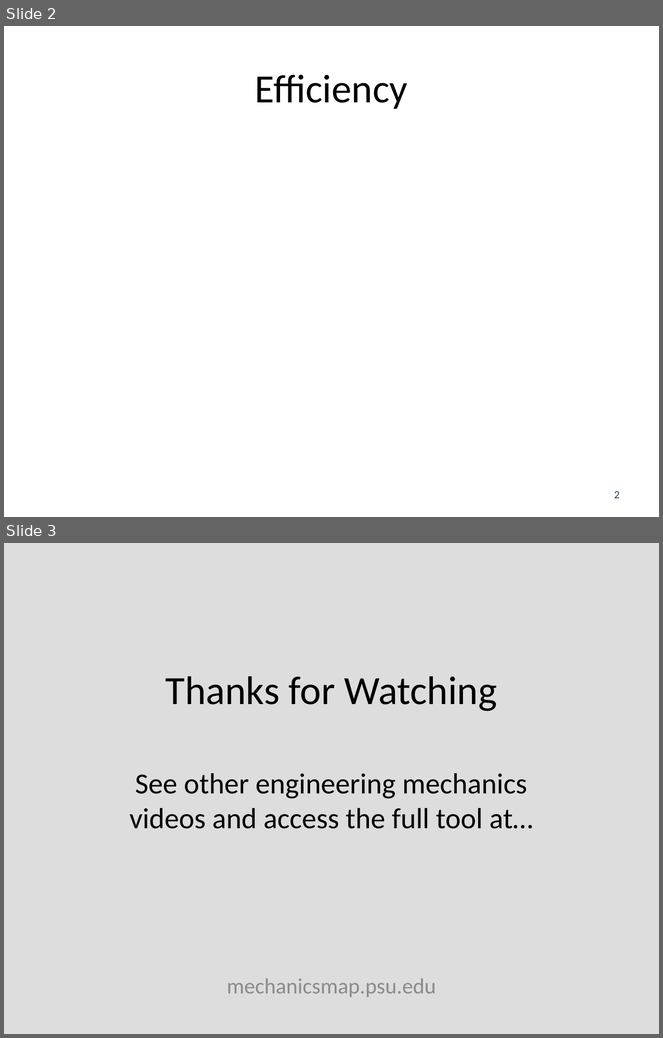
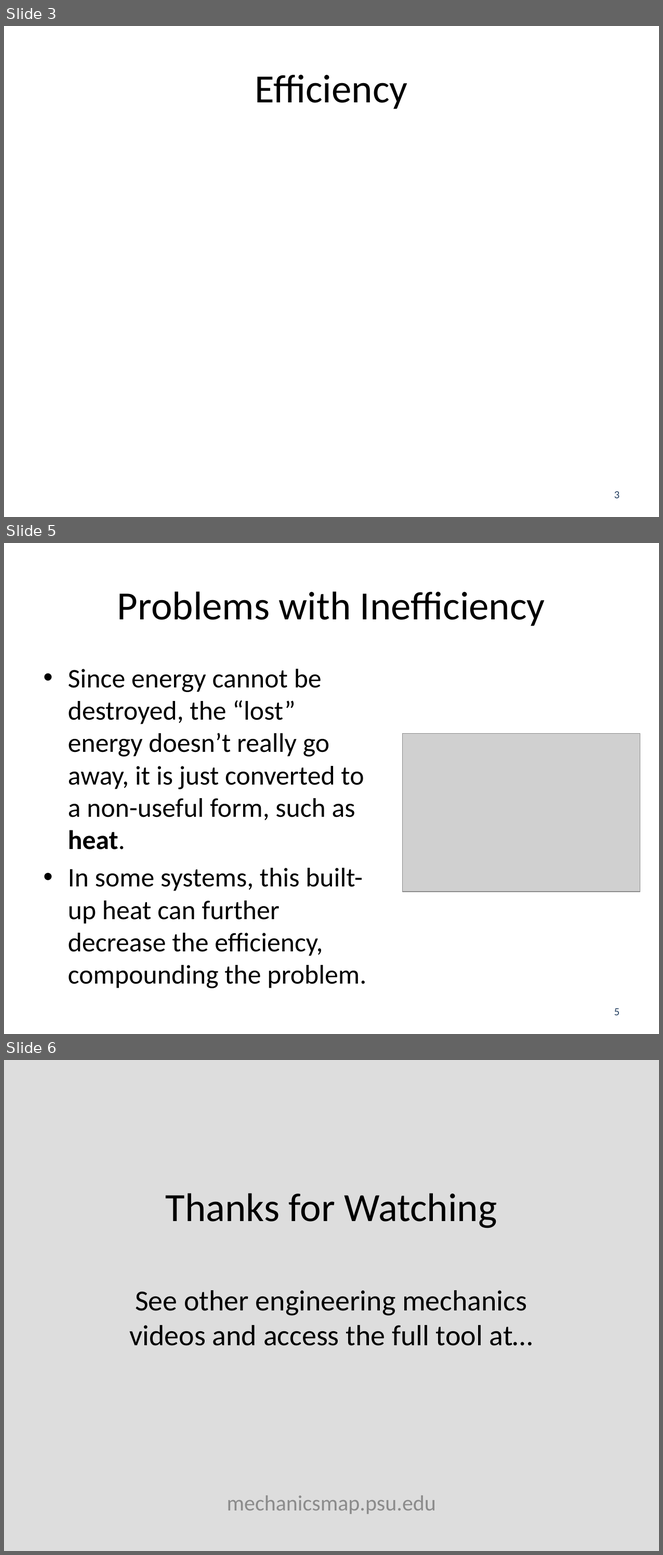
Before and after one commit to JacobMoore/mechanics_textbook, a slide deck: Lecture Slides/VideoLectureSlides/10.3.pptx. Shown one above the other, each under a label of ours: slides 2 and 3 before the commit, slides 3, 5 and 6 after it; the slides between them are not shown. The pictures are 663x1038 and 663x1555 pixels, drawn with LibreOffice and Linux fonts; fonts in the diff are those of the drawing; grey boxes stand for pictures; background and template pictures are left out. Boxes give left, top, right and bottom in pixels: in the first picture for what was removed or moved away, otherwise in the second. Text is boxed around its words. In the diff, an @@ line names an element or a change of style, - is before the commit and + after.

Commit message:
Updated Power and Efficiency Slides

```diff
--- a/Lecture Slides/VideoLectureSlides/10.3.pptx
+++ b/Lecture Slides/VideoLectureSlides/10.3.pptx
@@ slide 5 added at (4, 543, 659, 1034), background #FFFFFF @@
@@ title added at (117, 591, 545, 626), 44 pt, text #000000 @@
+Problems with Inefficiency
@@ text added at (68, 669, 366, 989), 29.6 pt, text #000000 @@
+• Since energy cannot be destroyed, the “lost” energy doesn’t really go away, it is just converted to a non-useful form, such as heat.
+• In some systems, this built-up heat can further decrease the efficiency, compounding the problem.
@@ picture added at (402, 734, 639, 892) @@
@@ page number added at (614, 1008, 620, 1016), 12 pt, text #254061 @@
+5
@@ what was slide 2 is now slide 3 @@
@@ page number at (614, 491, 620, 499): text changed @@
-2
+3
@@ what was slide 3 is now slide 6 @@
```
Also in this commit, not shown: 1 slide changed, 2 other slides added, 4 other files.
